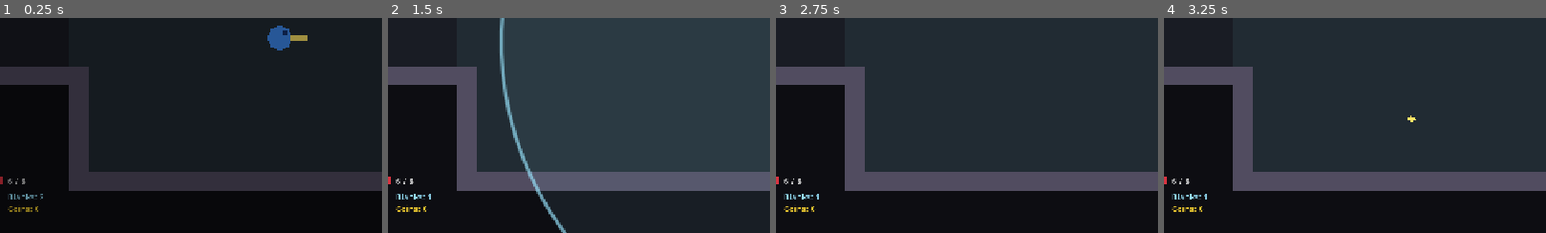
Above: before the commit, frames 1-4 (left to right).
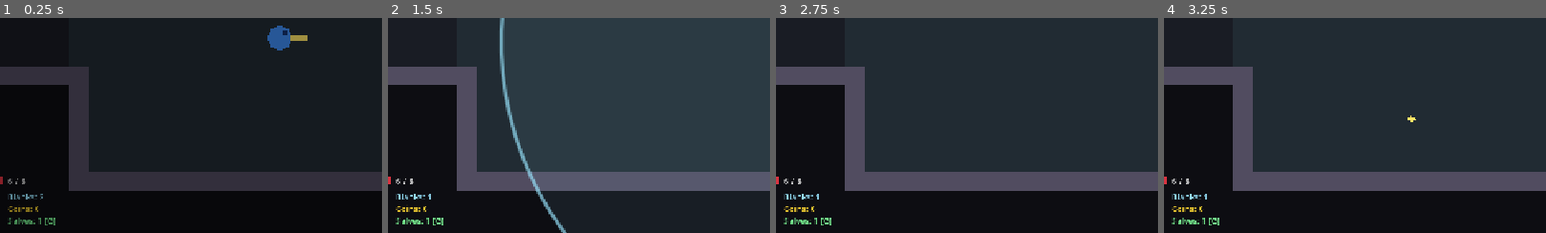
Above: after the commit, the same moments.

Repository: SalemRose/Gungeon-Massive-Ripoff-Edition
Game: Godot game, scene res://levels/floor_level/floor_level.tscn
Same seed, same stepped clock (60 frames per second), same inputs: the game is played once before the commit and once after it. This scene is started directly instead of the project's main scene.
Inputs (mouse positions are % of the whole screen's width and height, from its top left):
- Up to frame 1 (0.25 s): no input
- Up to frame 2 (1.5 s): move the mouse to (72, 45) at 0.52 s; hold D (move_right) 0.53-1.28 s; tap G (salve, bound only after the commit) at 0.6 s; click (72, 45) at 0.67 s; move the mouse to (30, 55) at 1.27 s; hold S (move_down) from 1.28 s (still down); tap Q (blank) at 1.35 s
- Up to frame 3 (2.75 s): tap G (salve, bound only after the commit) at 1.55, 2.3 s; move the mouse to (60, 28) at 2.02 s; release S (move_down) at 2.03 s; hold D (move_right) from 2.03 s (still down); tap Space (dodge) at 2.1 s
- Up to frame 4 (3.25 s): tap Enter at 2.75 s; move the mouse to (45, 70) at 2.77 s; release D (move_right) at 2.78 s; hold W (move_up) from 2.78 s (still down); tap E (interact) at 2.85 s; click (45, 70) at 2.92 s; tap G (salve, bound only after the commit) at 3.05 s
The pictures show only the part of the screen within x 13-63%, y 45-95%; the shares and areas given below are measured in that part.

The runs differ from the first frame. In frame 1, 0.2% of the frame differs, in the area x 2-15%, y 92-97%; in frame 2, 0.2%; in frame 3, 0.2%; in frame 4, 0.2%.

Commit message:
Salve: carried healing item (G / gamepad B), shop stock, HUD, carried between floors
Co-Authored-By: Claude Sonnet 5.5 <noreply@anthropic.com>
Claude-Session: https://claude.ai/code/session_01EKLoHM38k4sTvWqdQMzUWo

Diff:
--- a/autoload/input_setup.gd
+++ b/autoload/input_setup.gd
@@ -34,6 +34,8 @@
 	_register("melee", [_key(KEY_F), _pad_button(JOY_BUTTON_RIGHT_SHOULDER)])
 	_register("blank", [_key(KEY_Q), _pad_button(JOY_BUTTON_LEFT_SHOULDER)])
 	_register("reload", [_key(KEY_R), _pad_button(JOY_BUTTON_X)])
+	# Salve: drink a carried healing salve (G / gamepad B).
+	_register("salve", [_key(KEY_G), _pad_button(JOY_BUTTON_B)])
 
 	# --- World / inventory ----------------------------------------------------
 	_register("interact", [_key(KEY_E), _pad_button(JOY_BUTTON_Y)])
--- a/autoload/run.gd
+++ b/autoload/run.gd
@@ -87,6 +87,7 @@
 		"max_health": player.max_health,
 		"health": player.health,
 		"blanks": player.blanks,
+		"salves": player.salves,
 		"coins": player.coins,
 		"weapon_index": player.weapon_manager.current_index,
 		"guns": guns,
@@ -101,6 +102,7 @@
 	player.max_health = snapshot["max_health"]
 	player.health = snapshot["health"]
 	player.blanks = snapshot["blanks"]
+	player.salves = snapshot.get("salves", player.salves)
 	player.coins = snapshot["coins"]
 	var weapons := player.weapon_manager.weapons
 	for i in mini(weapons.size(), snapshot["guns"].size()):
@@ -120,3 +122,4 @@
 	player.health_changed.emit(player.health, player.max_health)
 	player.blanks_changed.emit(player.blanks, player.max_blanks)
 	player.coins_changed.emit(player.coins)
+	player.salves_changed.emit(player.salves, player.max_salves)
--- a/entities/pickups/pickup.gd
+++ b/entities/pickups/pickup.gd
@@ -17,7 +17,7 @@
 signal collected(kind: int)
 
 ## Add new kinds at the END.
-enum Kind { HEART, AMMO, BLANK, COIN, HEART_CONTAINER }
+enum Kind { HEART, AMMO, BLANK, COIN, HEART_CONTAINER, SALVE }
 
 const SCENE: PackedScene = preload("res://entities/pickups/pickup.tscn")
 const PLAYER_GROUP := "player"
@@ -124,6 +124,8 @@
 			return player.weapon_manager.weapons.any(func(w): return not w.data.infinite_ammo and w.reserve < w.data.max_reserve_ammo)
 		Kind.BLANK:
 			return player.blanks < player.max_blanks
+		Kind.SALVE:
+			return player.salves < player.max_salves
 		Kind.COIN, Kind.HEART_CONTAINER:
 			return true
 	return false
@@ -150,6 +152,9 @@
 		Kind.HEART_CONTAINER:
 			player.add_max_health(2 * count)
 			return {"label": "MAX HP UP", "color": Color(1.0, 0.5, 0.6)}
+		Kind.SALVE:
+			player.add_salves(count)
+			return {"label": "+SALVE", "color": Color(0.5, 1.0, 0.6)}
 	return {"label": "", "color": Color.WHITE}
 
 
@@ -194,4 +199,7 @@
 		Kind.HEART_CONTAINER:
 			polygon.color = Color(1.0, 0.45, 0.55)
 			polygon.polygon = PackedVector2Array([Vector2(0, 10), Vector2(-11, -1), Vector2(-7, -8), Vector2(0, -4), Vector2(7, -8), Vector2(11, -1)])
+		Kind.SALVE:
+			polygon.color = Color(0.4, 0.9, 0.5)
+			polygon.polygon = PackedVector2Array([Vector2(-4, -8), Vector2(4, -8), Vector2(4, -4), Vector2(7, 0), Vector2(7, 7), Vector2(-7, 7), Vector2(-7, 0), Vector2(-4, -4)])
 	return polygon
--- a/entities/player/player.gd
+++ b/entities/player/player.gd
@@ -20,6 +20,7 @@
 signal health_changed(current: int, maximum: int)
 signal rolled(direction: Vector2)
 signal blanks_changed(current: int, maximum: int)
+signal salves_changed(current: int, maximum: int)
 ## The coin purse changed (picked up, or spent in a shop).
 signal coins_changed(current: int)
 ## A melee swing began, aimed along `direction`.
@@ -65,6 +66,15 @@
 @export_group("Blank")
 @export var starting_blanks: int = 2
 @export var max_blanks: int = 5
+
+@export_group("Salve")
+## A salve is a carried heal: press G / gamepad B to drink one.
+@export var starting_salves: int = 1
+@export var max_salves: int = 3
+## Half-hearts restored per salve (2 = one heart).
+@export var salve_heal: int = 2
+## Stops a double-tap from wasting two salves.
+@export var salve_cooldown: float = 0.6
 ## Bullets inside this distance are destroyed (about one screen).
 @export var blank_radius: float = 420.0
 ## Enemy push speed at the player's feet (weaker farther away).
@@ -130,6 +140,8 @@
 var _roll_buffer_left: float = 0.0
 var _hurt_iframes_left: float = 0.0
 var blanks: int
+var salves: int
+var _salve_cooldown_left: float = 0.0
 ## Passive items taken this run. Their stat effects are folded into the three
 ## multipliers below by add_item(); guns and movement read those.
 var items: Array[ItemData] = []
@@ -165,6 +177,8 @@
 	health = max_health
 	health_changed.emit(health, max_health)
 	blanks = mini(starting_blanks, max_blanks)
+	salves = mini(starting_salves, max_salves)
+	salves_changed.emit(salves, max_salves)
 	blanks_changed.emit(blanks, max_blanks)
 
 
@@ -210,11 +224,14 @@
 	_blank_iframes_left = maxf(0.0, _blank_iframes_left - delta)
 	_blank_cooldown_left = maxf(0.0, _blank_cooldown_left - delta)
 	_melee_cooldown_left = maxf(0.0, _melee_cooldown_left - delta)
+	_salve_cooldown_left = maxf(0.0, _salve_cooldown_left - delta)
 
 	if Input.is_action_just_pressed("dodge"):
 		_roll_buffer_left = roll_buffer_time
 	if Input.is_action_just_pressed("blank"):
 		use_blank()
+	if Input.is_action_just_pressed("salve"):
+		use_salve()
 	if Input.is_action_just_pressed("interact") and state == State.NORMAL:
 		try_interact()
 	if Input.is_action_just_pressed("melee"):
@@ -484,6 +501,28 @@
 	health_changed.emit(health, max_health)
 
 
+## Drinks one salve: heals `salve_heal` half-hearts. Does nothing (and keeps the
+## salve) if you have none, are at full health, are dead, or just drank one.
+## Works mid-roll or mid-swing. Returns true if a salve was used.
+func use_salve() -> bool:
+	if salves <= 0 or state == State.DEAD or health >= max_health or _salve_cooldown_left > 0.0:
+		return false
+	salves -= 1
+	_salve_cooldown_left = salve_cooldown
+	heal(salve_heal)
+	salves_changed.emit(salves, max_salves)
+	FloatingText.spawn(get_parent(), global_position + Vector2(0.0, -26.0), "SALVE", Color(0.5, 1.0, 0.6), 10)
+	return true
+
+
+## Adds salves (up to max_salves). Returns how many were really added.
+func add_salves(amount: int) -> int:
+	var before := salves
+	salves = clampi(salves + amount, 0, max_salves)
+	salves_changed.emit(salves, max_salves)
+	return salves - before
+
+
 ## Gives the player a passive item: remembers it and applies its effects.
 ## Multipliers stack by multiplying; bonuses are added once.
 func add_item(item: ItemData) -> void:
--- a/levels/generation/floor_builder.gd
+++ b/levels/generation/floor_builder.gd
@@ -52,6 +52,7 @@
 	[Pickup.Kind.HEART, 12],
 	[Pickup.Kind.AMMO, 15],
 	[Pickup.Kind.BLANK, 20],
+	[Pickup.Kind.SALVE, 18],
 ]
 ## Prop spots, all clear of the door lines through the room's middle.
 const PILLAR_SPOTS := [Vector2(-90, -60), Vector2(90, -60), Vector2(-90, 60), Vector2(90, 60)]
--- a/ui/hud/hud.gd
+++ b/ui/hud/hud.gd
@@ -13,6 +13,7 @@
 @onready var blank_label: Label = $Root/BlankLabel
 @onready var coin_label: Label = $Root/CoinLabel
 @onready var room_label: Label = $RoomLabel
+@onready var salve_label: Label = $Root/SalveLabel
 
 var _player: Player
 
@@ -29,6 +30,7 @@
 	health_label.text = "%d / %d" % [_player.health, _player.max_health]
 	blank_label.text = "Blanks: %d" % _player.blanks
 	coin_label.text = "Coins: %d" % _player.coins
+	salve_label.text = "Salves: %d [G]" % _player.salves
 
 	var manager := _player.weapon_manager
 	var weapon := manager.current
--- a/ui/hud/hud.tscn
+++ b/ui/hud/hud.tscn
@@ -74,6 +74,16 @@
 theme_override_font_sizes/font_size = 14
 text = "Coins: 0"
 
+[node name="SalveLabel" type="Label" parent="Root"]
+layout_mode = 0
+offset_left = 168.0
+offset_top = 64.0
+offset_right = 280.0
+offset_bottom = 87.0
+theme_override_colors/font_color = Color(0.5, 1, 0.6, 1)
+theme_override_font_sizes/font_size = 14
+text = "Salves: 1 [G]"
+
 [node name="ReloadBar" type="ProgressBar" parent="Root"]
 visible = false
 layout_mode = 0
Not shown, changed: ART_GUIDE.md
Not shown, changed: ROADMAP.md
